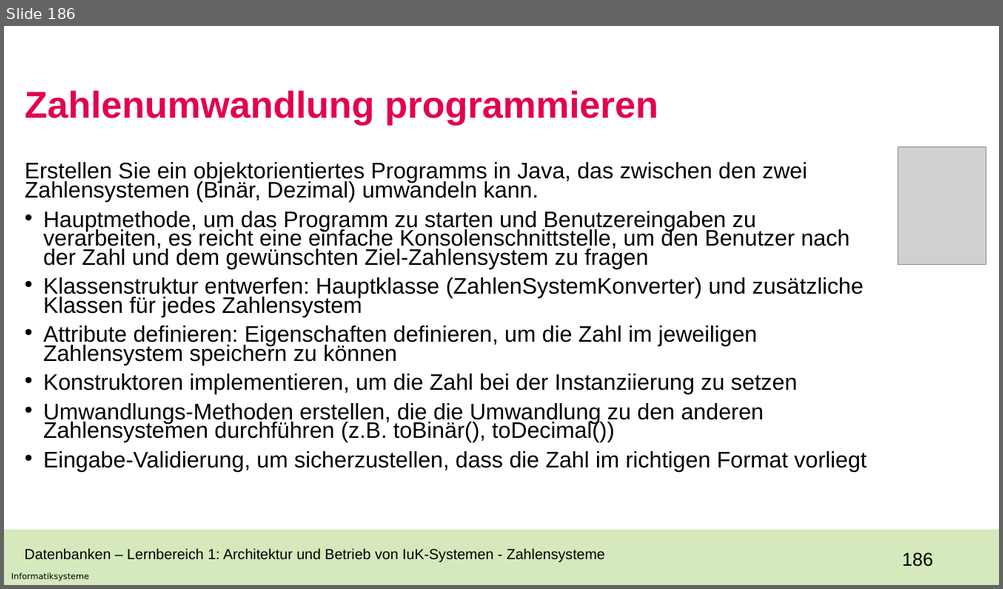
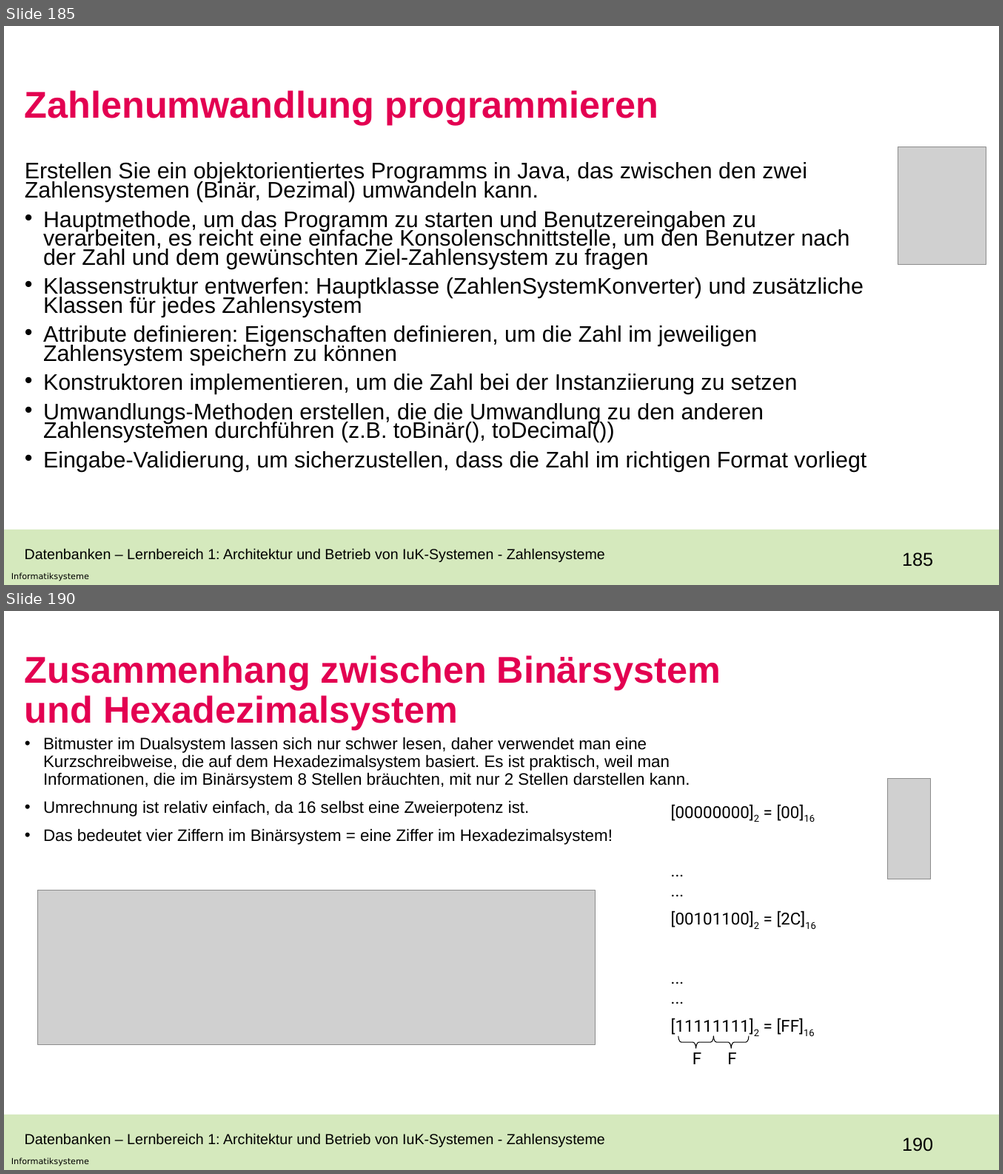
Before and after one commit to Laura-1206/Unterricht, a slide deck: BGY12_23fx.pptx. Shown one above the other, each under a label of ours: slide 186 before the commit, slides 185 and 190 after it; the slides between them are not shown. The pictures are 1003x589 and 1003x1174 pixels, drawn with LibreOffice and Linux fonts; fonts in the diff are those of the drawing; grey boxes stand for pictures; background and template pictures are left out. Boxes give left, top, right and bottom in pixels: in the first picture for what was removed or moved away, otherwise in the second. Text is boxed around its words. In the diff, an @@ line names an element or a change of style, - is before the commit and + after.

```diff
--- a/BGY12_23fx.pptx
+++ b/BGY12_23fx.pptx
@@ slide 190 added at (4,611,999,1170), background #FFFFFF; not listed: 3 template elements that a slide beside it also shows @@
@@ title added at (25,655,720,730), 36 pt, text #E30051, bold @@
+Zusammenhang zwischen Binärsystem
+und Hexadezimalsystem
@@ text added at (43,737,690,845), 16 pt, text #000000 @@
+• Bitmuster im Dualsystem lassen sich nur schwer lesen, daher verwendet man eine Kurzschreibweise, die auf dem Hexadezimalsystem basiert. Es ist praktisch, weil man Informationen, die im Binärsystem 8 Stellen bräuchten, mit nur 2 Stellen darstellen kann.
+• Umrechnung ist relativ einfach, da 16 selbst eine Zweierpotenz ist.
+• Das bedeutet vier Ziffern im Binärsystem = eine Ziffer im Hexadezimalsystem!
@@ picture added at (888,779,930,880) @@
@@ text added at (671,804,816,1037), 16 pt, text #000000 @@
+[00000000]2 = [00]16
+...
+...
+[00101100]2 = [2C]16
+...
+...
+[11111111]2 = [FF]16
@@ picture added at (37,891,596,1045) @@
@@ left brace added at (678,1037,714,1049), outline #000000 0.75 pt @@
@@ text added at (692,1053,701,1065), 16 pt, text #000000 @@
+F
@@ left brace added at (714,1037,748,1049), outline #000000 0.75 pt @@
@@ text added at (727,1053,736,1065), 16 pt, text #000000 @@
+F
@@ text added at (25,1133,605,1147), 14 pt, text #000000 @@
+Datenbanken – Lernbereich 1: Architektur und Betrieb von IuK-Systemen - Zahlensysteme
@@ what was slide 186 is now slide 185 @@
@@ page number at (902,553,933,567): text changed @@
-186
+185
```
Also in this commit, not shown: 1 slide changed, 66 other slides added, 1 slide removed.
